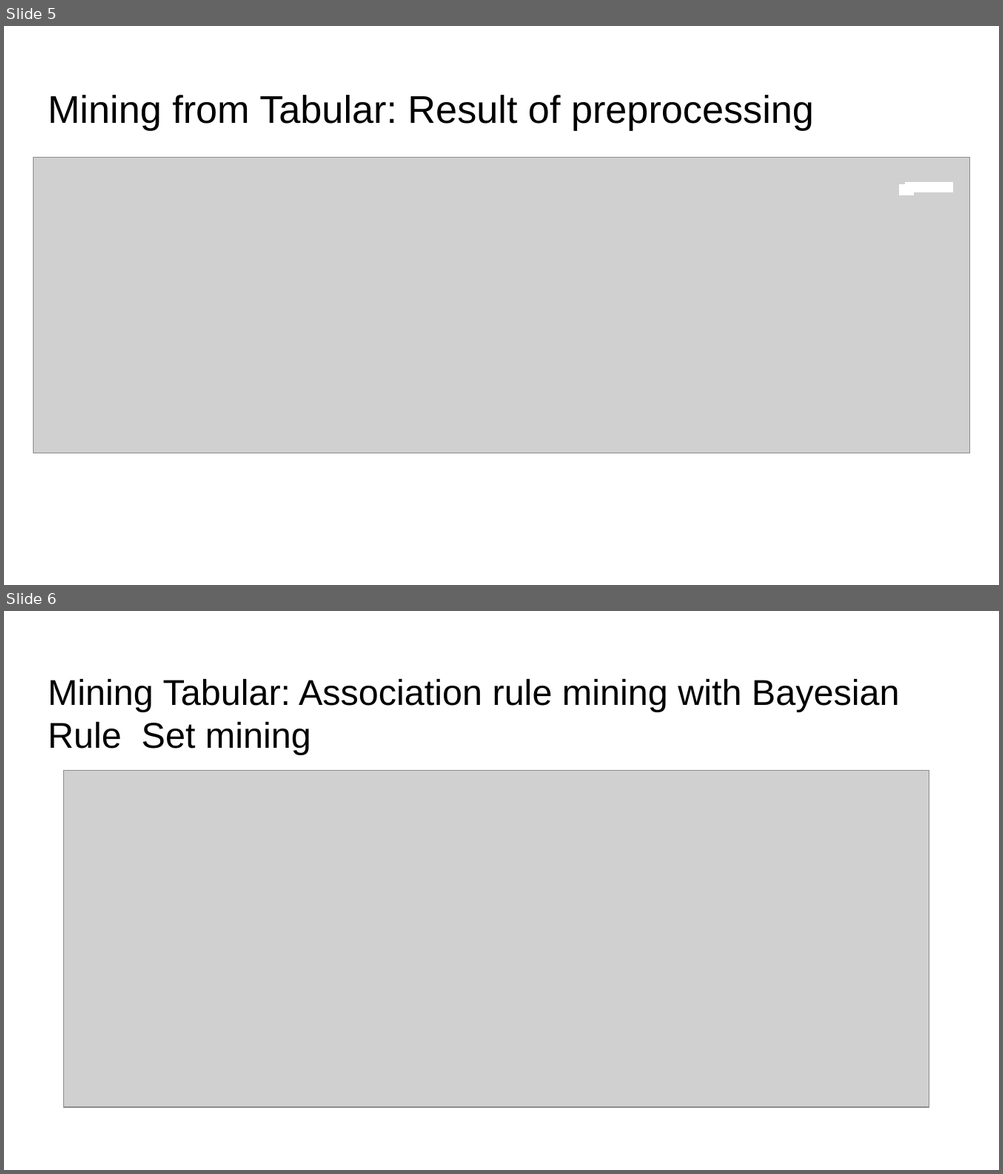
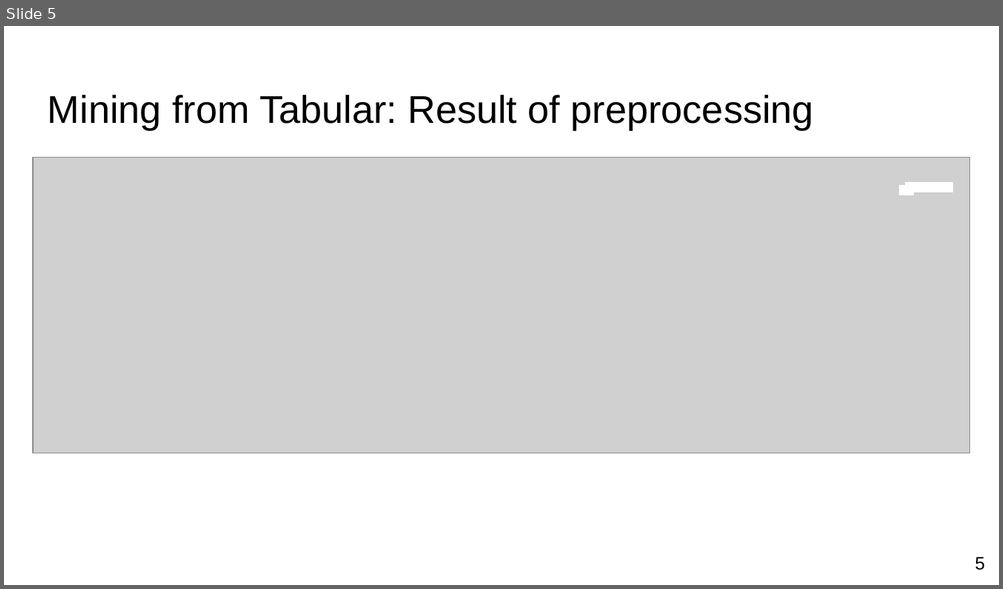
Before and after one commit to corei5/Entity-Based-Document-Classification-on-the-CORD---19-Corpus, a slide deck: Entity-Based Document Classification on the CORD- 19 Corpus.pptx. Shown one above the other, each under a label of ours: slides 5 and 6 before the commit, slide 5 after it. The pictures are 1003x1174 and 1003x589 pixels, drawn with LibreOffice and Linux fonts; fonts in the diff are those of the drawing; grey boxes stand for pictures. Boxes give left, top, right and bottom in pixels: in the first picture for what was removed or moved away, otherwise in the second. Text is boxed around its words. In the diff, an @@ line names an element or a change of style, - is before the commit and + after.

```diff
--- a/Entity-Based Document Classification on the CORD- 19 Corpus.pptx
+++ b/Entity-Based Document Classification on the CORD- 19 Corpus.pptx
@@ slide 6 removed at [4, 611, 999, 1170], background #FFFFFF @@
@@ text removed at [48, 679, 899, 755] @@
-Mining Tabular: Association rule mining with Bayesian Rule Set mining
@@ picture removed at [64, 770, 929, 1108] @@
@@ slide 5 changed as well @@
@@ page number added at [975, 557, 985, 571], 13 pt, text #000000 @@
+5
```
Also in this commit, not shown: 3 other slides changed, 6 slides added, 2 other slides removed, 1 other file.
